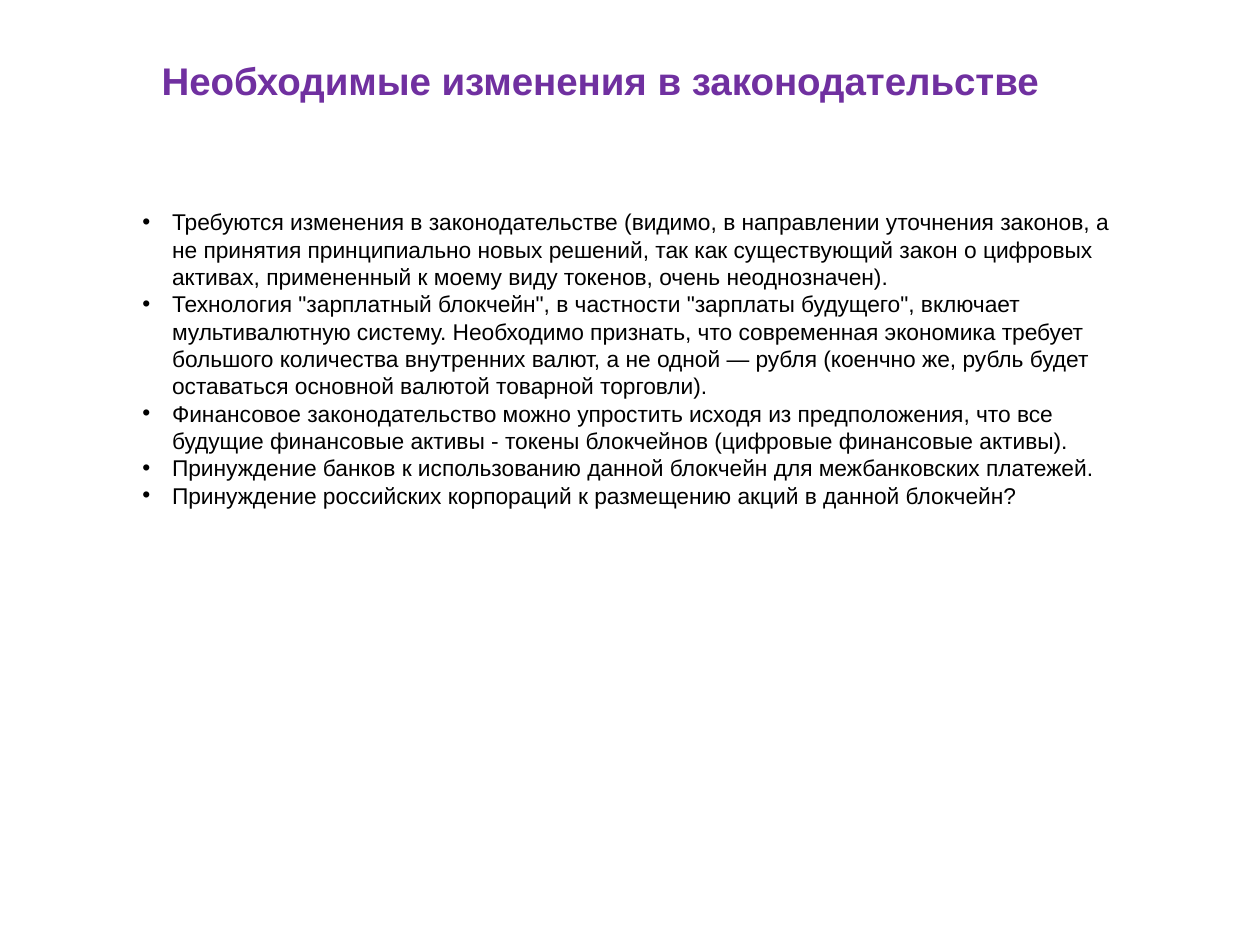
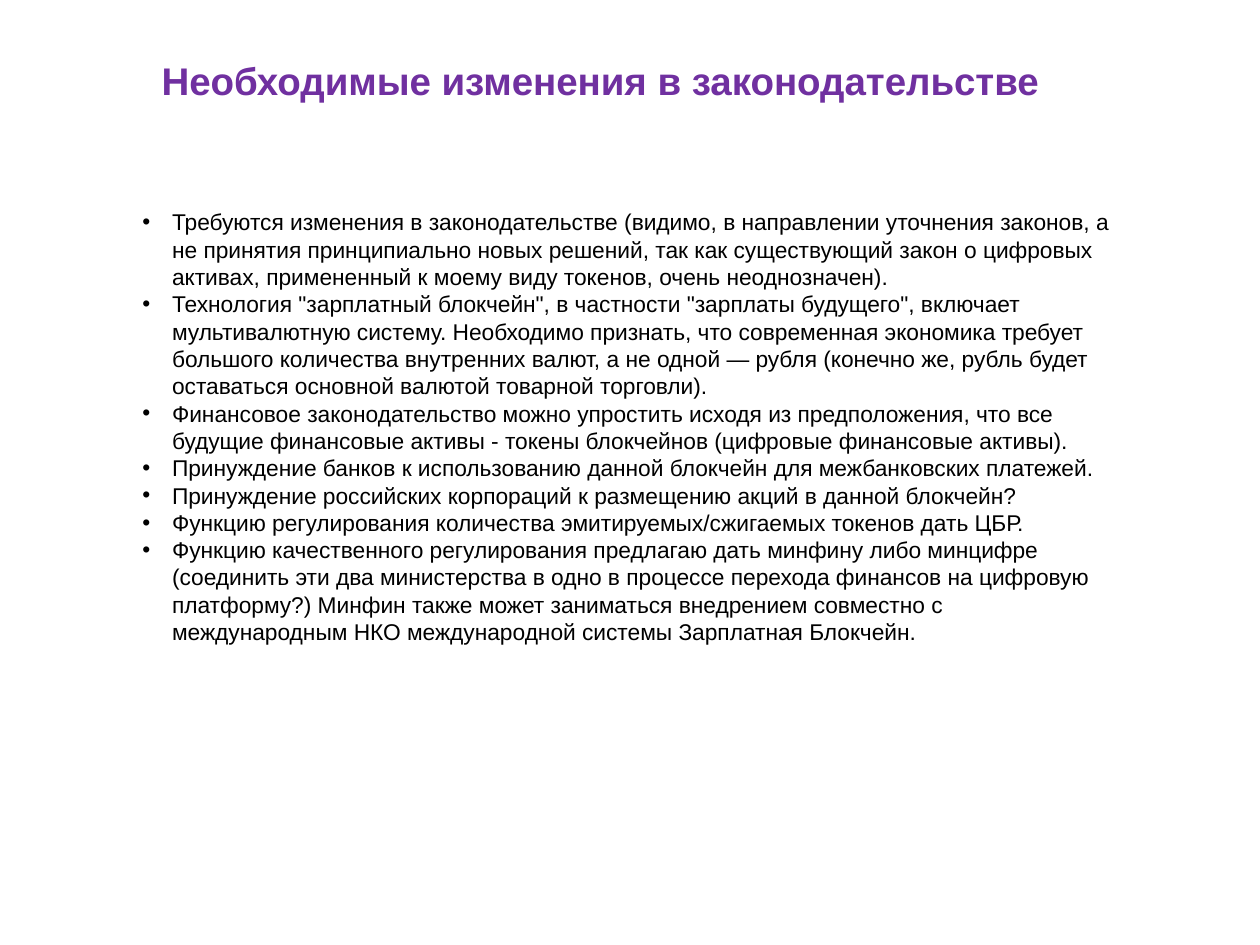
Before and after one commit to vporton/digital-breakthrough-2021, a slide deck: slide 11 of Цифровой-Прорыв.odp (slide 7 before the commit). Drawn at 1260x945 pixels with LibreOffice and Linux fonts; fonts in the diff are those of the drawing. Boxes give left, top, right and bottom in pixels: in the first picture for what was removed or moved away, otherwise in the second. Text is boxed around its words. In the diff, an @@ line names an element or a change of style, - is before the commit and + after.

```diff
--- a/Цифровой-Прорыв.odp
+++ b/Цифровой-Прорыв.odp
@@ text at box(172, 295, 1088, 399): text changed @@
-• Технология "зарплатный блокчейн", в частности "зарплаты будущего", включает мультивалютную систему. Необходимо признать, что современная экономика требует большого количества внутренних валют, а не одной — рубля (коенчно же, рубль будет оставаться основной валютой товарной торговли).
+• Технология "зарплатный блокчейн", в частности "зарплаты будущего", включает мультивалютную систему. Необходимо признать, что современная экономика требует большого количества внутренних валют, а не одной — рубля (конечно же, рубль будет оставаться основной валютой товарной торговли).
@@ text at box(172, 514, 1089, 645): paragraphs added @@
+• Функцию регулирования количества эмитируемых/сжигаемых токенов дать ЦБР.
+• Функцию качественного регулирования предлагаю дать минфину либо минцифре (соединить эти два министерства в одно в процессе перехода финансов на цифровую платформу?) Минфин также может заниматься внедрением совместно с международным НКО международной системы Зарплатная Блокчейн.
```
Also in this commit, not shown: 6 other slides changed, 4 slides added, 1 other file.
